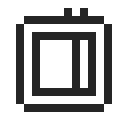
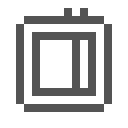
Comparing the layer stacks of the two 128x128 images. Changes:
painted on "stoneborn" over bbox(16, 8, 112, 112)
